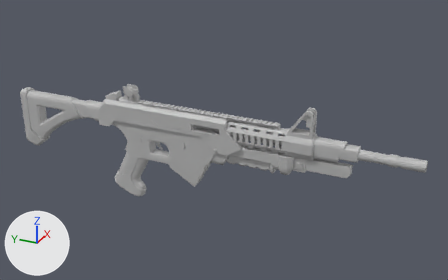
The FBX model Maya Project Files/Weapons/Exports/Assualt_Rifle/Assualt_Rifle_Main.fbx as it was, and as the next commit left it.
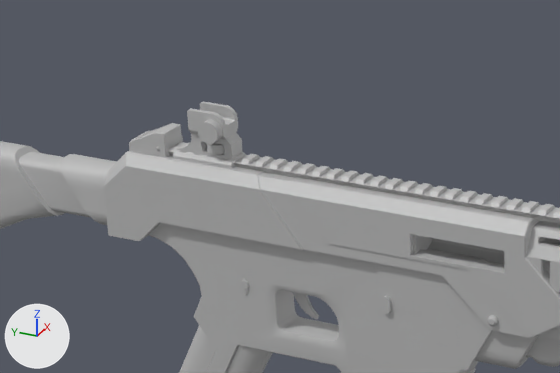
The first picture shows the older version from a 50 mm camera at (-1.019, -0.674, 0.576) aimed at (0.03, -0.202, 0.052). The close-ups show both versions on the part from 15% to 53% of the width and 19% to 59% of the height of that picture; other places that the commit changed are outside them. The axes (+X, +Y, +Z) are drawn at lower left. The lights are the same throughout. Where no turn or scale is listed for an object, it has been applied to the vertices.

Names of what the first close-up shows: 'AR_IronSight', 'Ammo_Indicator', 'Carbine_Body'.
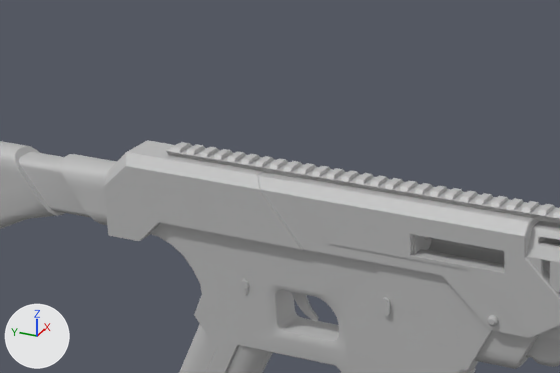
Where the newer file only moved an object's origin or applied its transform, the numbers keep the older frame.

Location of each change, (x1, y1, x2, y2) in pixels of the close-ups (560 x 373 px):
'AR_IronSight', deleted: before (173, 101, 242, 169)
'Ammo_Indicator', deleted: before (129, 123, 183, 158)

What changed in the scene script:
```text
Remove ob_ammo_indicator:
    ob_ammo_indicator = bpy.data.objects.new('Ammo_Indicator', me_mesh_007)
    ob_ammo_indicator.location = (0.0, 0.0391, 0.1262)
Remove ob_ar_ironsight:
    ob_ar_ironsight = bpy.data.objects.new('AR_IronSight', me_mesh_006)
    ob_ar_ironsight.location = (-0.0024, -0.002, 0.1301)
```
